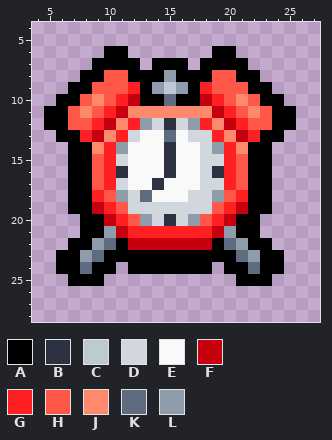
File history of a pixel-art sprite, resources/gfx/items/collectibles/collectibles_wake_up.png. The picture above was drawn from the file before the commit.
The file is 32x32 pixels. Colours within 5 levels of each other are drawn and written as one. Shown: x 4..27, y 4..28.
Palette (. is transparent): A #000000  B #2d3242  C #bfc9d3  D #d2d7de  E #f9f9f9  F #c70010  G #ff2024  H #ff5748  J #ff896c  K #5f6b7e  L #8f9cab
After:
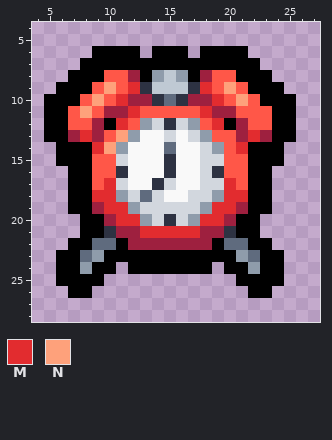
Colours new in this view: M #e22c2f  N #fea17b
Edits made:
@@ palette @@
-F #c70010
+F #9e203f
@@ x 4..27 @@
  5 ........................
- 6 ......AA.......AA.......
- 7 .....AAAA.AAA.AAAA......
- 8 ....AAHHAAALAAAHHAA.....
- 9 ...AAHHHGALCLAGHHHAA....
-10 ..AAHJHGFAAKAAFGHJHAA...
-11 .AAHJHGFJJJJJJJFGHJHAA..
-12 .AAHHGFJGLDBDLGJFGHHAA..
-13 ..AAGFJGDEEKEDDGJFGAA...
-14 ...AAJGLEEEBEEDLGJAA....
-15 ...AAHGDEEEBEEDDGHAA....
-16 ...AAHGBEEEBEEDBGHAA....
-17 ...AAHGDEEBEEEDDGHAA....
-18 ...AAGHLDKEEEDDLHGAA....
-19 ...AAFGHDDDDDDDHGFAA....
-20 ....AAFGHLDBDLHGFAA.....
-21 ....AALFGGGGGGGFLAA.....
-22 ...AALKAFFFFFFFAKLAA....
-23 ..AALKAAAAAAAAAAAKLAA...
-24 ..AAKAA.AAAAAAA.AAKAA...
-25 ...AAA...........AAA....
-26 ........................
+ 6 .....AAAA.AAA.AAAA......
+ 7 ....AAAAAAAAAAAAAAA.....
+ 8 ...AAAHHFALCLAFHHAAA....
+ 9 ..AAAHNHMBCCCBMHNHAAA...
+10 .AAAHNHMFFBKBFFMHNHAAA..
+11 .AAHNHFFMHHHHHMFFHHHAA..
+12 .AAHHFAMHLDBDLHMAFHHAA..
+13 .AAFMFHNLEEDEDLHHFMFAA..
+14 ..AAAMNLEEEKEEDLHMAAA...
+15 ..AAAHHDEEEBEEDDHHAAA...
+16 ...AAHHBEEEBEEDBHHAA....
+17 ...AAHMDEEBDEEDDMHAA....
+18 ...AAMMLDKDEEDDLMMAA....
+19 ...AAFMMLDDDDDLMMFAA....
+20 ....AAFMMLDBDLMMFAA.....
+21 ....AABFFMMMMMFFBAA.....
+22 ...AAKKAFFFFFFFAKKAA....
+23 ..AAKLAAAAAAAAAAALKAA...
+24 ..AALAA.AAAAAAA.AALAA...
+25 ..AAAA...........AAAA...
+26 ...AA.............AA....
 27 ........................
